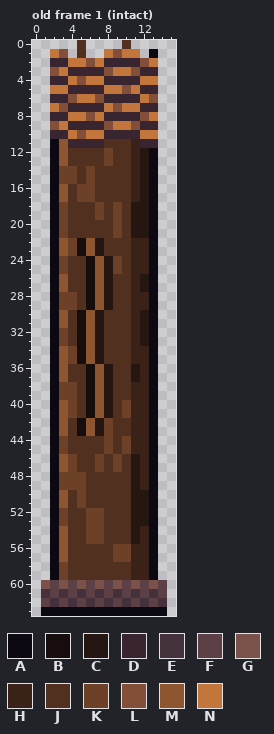
A pixel-art file gets an edit: assets/source/props/floor01/hoarder_post_b.ase. The picture above is the old version.
16x64 pixels, 3 frames. Colours within 5 levels of each other are drawn and written as one. Shown: old frame 1 (intact). The commit also changed other frames, which this record leaves out.
Palette (. is transparent): A #0c0912  B #170d0c  C #261612  D #382530  E #45313c  F #5d4045  G #7a5249  H #3a2219  J #52301f  K #6d4127  L #844f38  M #8d5631  N #c3763c
Pixels before, old frame 1 (intact), first column x 1:
 0 ....J....J....
 1 .NL.J..NLNN.A.
 2 .DDNNLNDDDDLN.
 3 .LNDDDDLNNLDD.
 4 .DDNLNNDDDDNN.
 5 .NNDDDDNNLNDD.
 6 .DDLNNLDDDDNL.
 7 .NLDDDDNLNNDD.
 8 .DDNNLNDDDDLN.
 9 .LNDDDDLNNLDD.
10 .DDNLNNDDDDNN.
11 .AMDDDDJJJHDD.
12 .AMJJJJKJJHCA.
13 .AMJJJJKJJHCA.
14 .AKKJKJJJJHCA.
15 .AKKJKJJJJHCA.
16 .AMJKKJJJJHCA.
17 .AMJKKJJJJHCA.
18 .AKJJJKJKJCCA.
19 .AKJJJKJKJCCA.
20 .AKJJJJJKJCCA.
21 .AKJJJJJKJCCA.
22 .AMKBMCJJJHHA.
23 .AMKBMCJJJHHA.
24 .AKJJBMCKJHHA.
25 .AKJJBMCKJHHA.
26 .AMJJBMCJJHCA.
27 .AMJJBMCJJHCA.
28 .AKKJBMCJJHHA.
29 .AKKJBMCJJHHA.
30 .AMJBMCJJJHCA.
31 .AMJBMCJJJHCA.
32 .AKJBMCJJJHCA.
33 .AKJBMCJJJHCA.
34 .AMKBMCJJJHHA.
35 .AMKBMCJJJHHA.
36 .AMJJBMCJJCHA.
37 .AMJJBMCJJCHA.
38 .AKKJBMCJJHHA.
39 .AKKJBMCJJHHA.
40 .AMKJBMCJKHHA.
41 .AMKJBMCJKHHA.
42 .AMJBMCKJJHHA.
43 .AMJBMCKJJHHA.
44 .AKJJJJKJKHHA.
45 .AKJJJJKJKHHA.
46 .AMKJJKJKJCHA.
47 .AMKJJKJKJCHA.
48 .AKKKJJJJJCHA.
49 .AKKKJJJJJCHA.
50 .AMJKJJJJJCCA.
51 .AMJKJJJJJCCA.
52 .AKJJKKJJJCCA.
53 .AKJJKKJJJCCA.
54 .AMJJKKJJJCHA.
55 .AMJJKKJJJCHA.
56 .AMJJJJJKKHHA.
57 .AMJJJJJKKHHA.
58 .AKJJJJJJJHHA.
59 .AKJJJJJJJHHA.
60 GFGFGFGFGFGFGF
61 EFEFEFEFEFEFEF
62 FEFEFEFEFEFEFE
63 AAAAAAAAAAAAAA
Once edited:
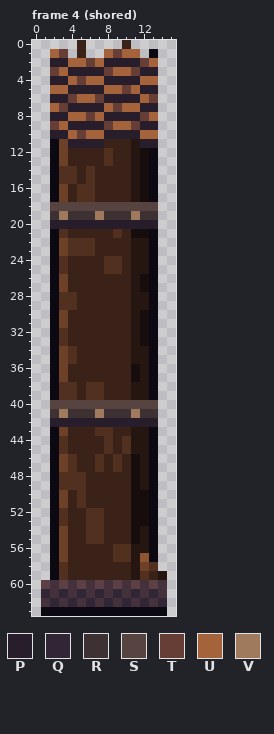
Colours new in this view: P #281d2b  Q #312636  R #3e3133  S #574340  T #663e36  U #a5633b  V #a07a5c
A new or re-ordered frame is compared with the old frame closest to it.
Change:
frames 3 -> 5
Changed rows in their new state; - is an unchanged pixel.
Frame 4 (shored) is new; against old frame 1 (intact):
first column x 1:
 0 ----H----H----
 1 -UT-H--UTUU---
 2 -PPUUTUPPPPTU-
 3 -TUPPPPTUUTPP-
 4 -PPUTUUPPPPUU-
 5 -UUPPPPUUTUPP-
 6 -PPTUUTPPPPUT-
 7 -UTPPPPUTUUPP-
 8 -PPUUTUPPPPTU-
 9 -TUPPPPTUUTPP-
10 -PPUTUUPPPPUU-
11 --KPPPPHHHCPP-
12 --KHHHHJHHCB--
13 --KHHHHJHHCB--
14 --JJHJHHHHCB--
15 --JJHJHHHHCB--
16 --KHJJHHHHCB--
17 --KHJJHHHHCB--
18 -SSSSSSSSSSSS-
19 -RVRRRVRRRVRR-
20 -PPPPPPPPPPPP-
21 --JHHHHHJHBB--
22 --KJJJHHHHCC--
23 --KJJJHHHHCC--
24 --JHHHHJJHCC--
25 --JHHHHJJHCC--
26 --KHHHHHHHCB--
27 --KHHHHHHHCB--
28 --JJHHHHHHCC--
29 --JJHHHHHHCC--
30 --KHHHHHHHCB--
31 --KHHHHHHHCB--
32 --JHHHHHHHCB--
33 --JHHHHHHHCB--
34 --KJHHHHHHCC--
35 --KJHHHHHHCC--
36 --KHHHHHHHBC--
37 --KHHHHHHHBC--
38 --JJHJJHHHCC--
39 --JJHJJHHHCC--
40 -SSSSSSSSSSSS-
41 -RVRRRVRRRVRR-
42 -PPPPPPPPPPPP-
43 --KHHHJJHHCC--
44 --JHHHHJHJCC--
45 --JHHHHJHJCC--
46 --KJHHJHJHBC--
47 --KJHHJHJHBC--
48 --JJJHHHHHBC--
49 --JJJHHHHHBC--
50 --KHJHHHHHBB--
51 --KHJHHHHHBB--
52 --JHHJJHHHBB--
53 --JHHJJHHHBB--
54 --KHHJJHHHBC--
55 --KHHJJHHHBC--
56 --KHHHHHJJCC--
57 --KHHHHHJJCM--
58 --JHHHHHHHCKJ-
59 --JHHHHHHHCJHC
60 FEFEFEFEFEFEFE
61 QEQEQEQEQEQEQE
62 EQEQEQEQEQEQEQ
Changed places in both pictures, as pixel boxes (x1, y1, x2, y2):
changed: (41, 40, 167, 607)
